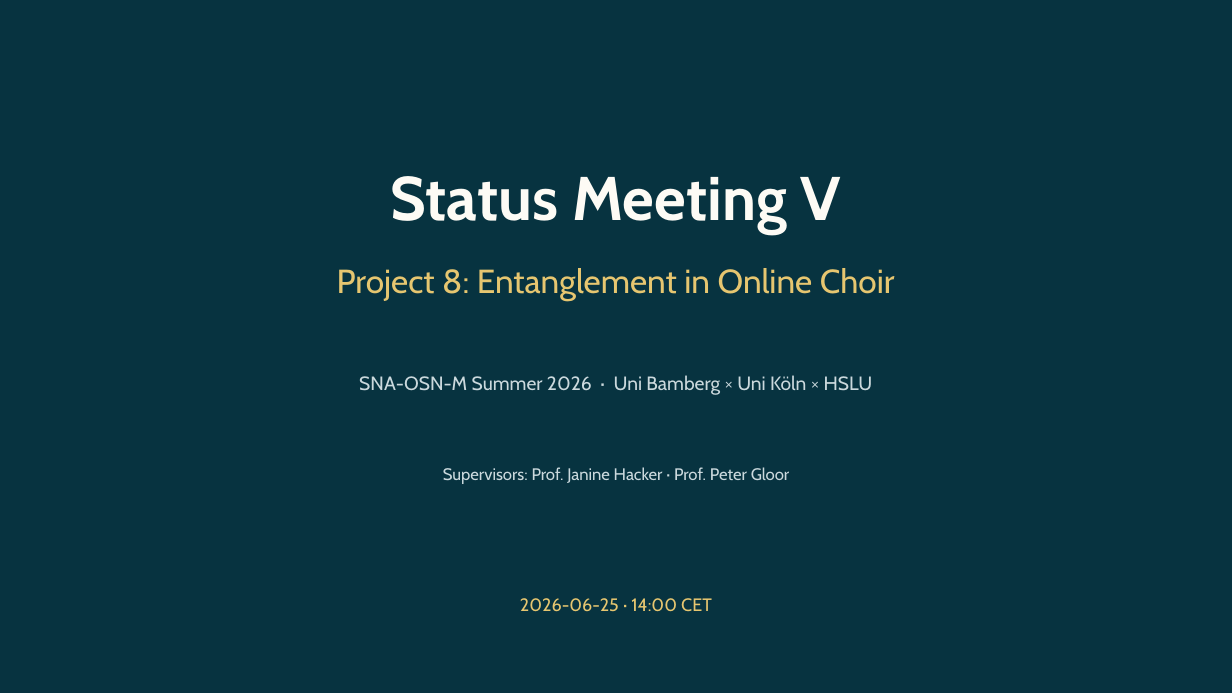
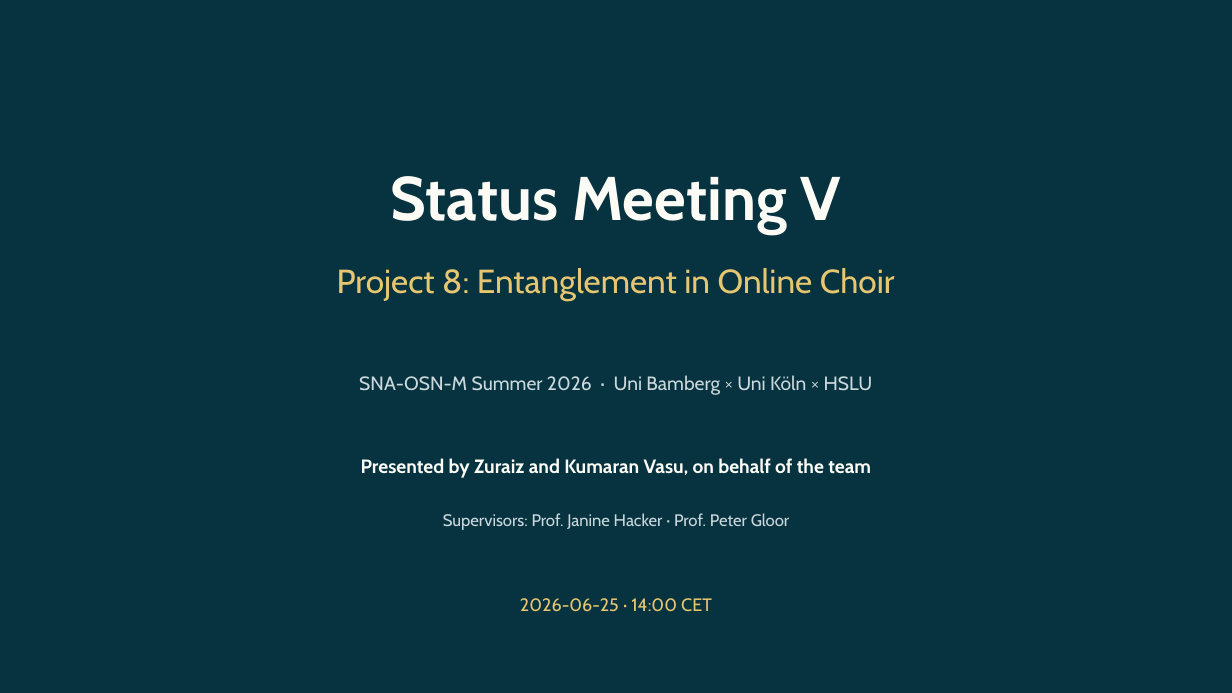
Before and after one commit to Zuraiz270/networked-choir-entanglement, a slide deck: slide 1 of output/jun25_status_meeting_v.pptx. Drawn at 1232x693 pixels with LibreOffice and Linux fonts; fonts in the diff are those of the drawing. Boxes give left, top, right and bottom in pixels: in the first picture for what was removed or moved away, otherwise in the second. Text is boxed around its words. In the diff, an @@ line names an element or a change of style, - is before the commit and + after.

```diff
--- a/output/jun25_status_meeting_v.pptx
+++ b/output/jun25_status_meeting_v.pptx
@@ text added at (361,458,871,478), 15 pt, text #FDFBF5, bold @@
+Presented by Zuraiz and Kumaran Vasu, on behalf of the team
@@ text "Supervisors: Prof. Janine Hacker · ...": place and size @@
-text "Supervisors: Prof. Janine Hacker · ..." at (443,467,790,484)
+text "Supervisors: Prof. Janine Hacker · ..." at (443,513,790,530)
```
Also in this commit, not shown: 5 other files.
